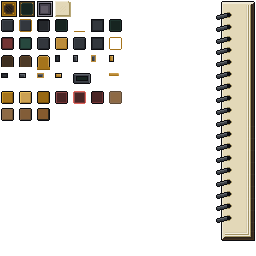
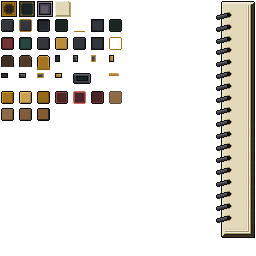
Comparing the layer stacks of the two 256×256 images. Changes:
painted on "kontor" over [221, 229, 255, 241]
